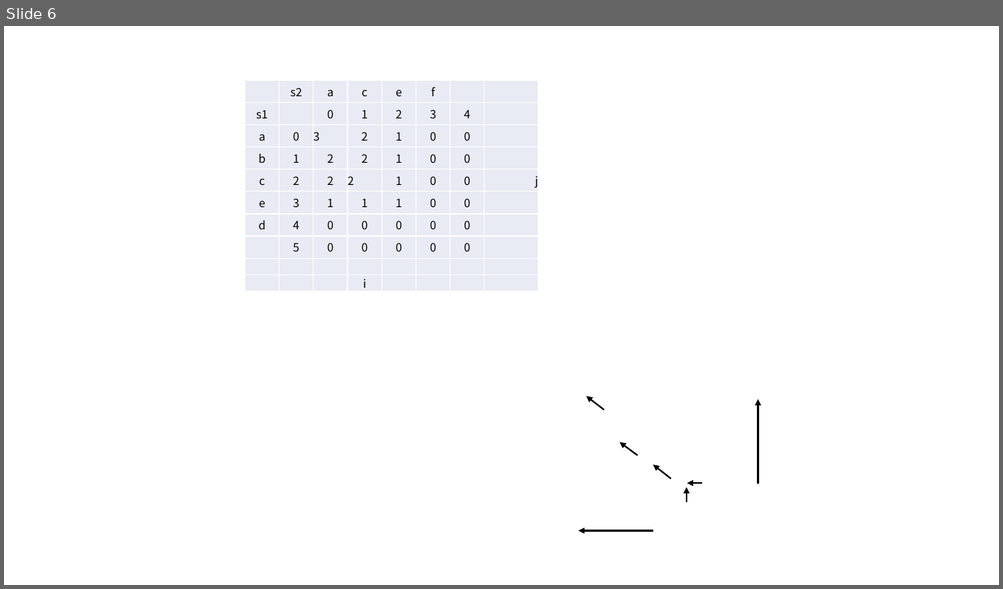
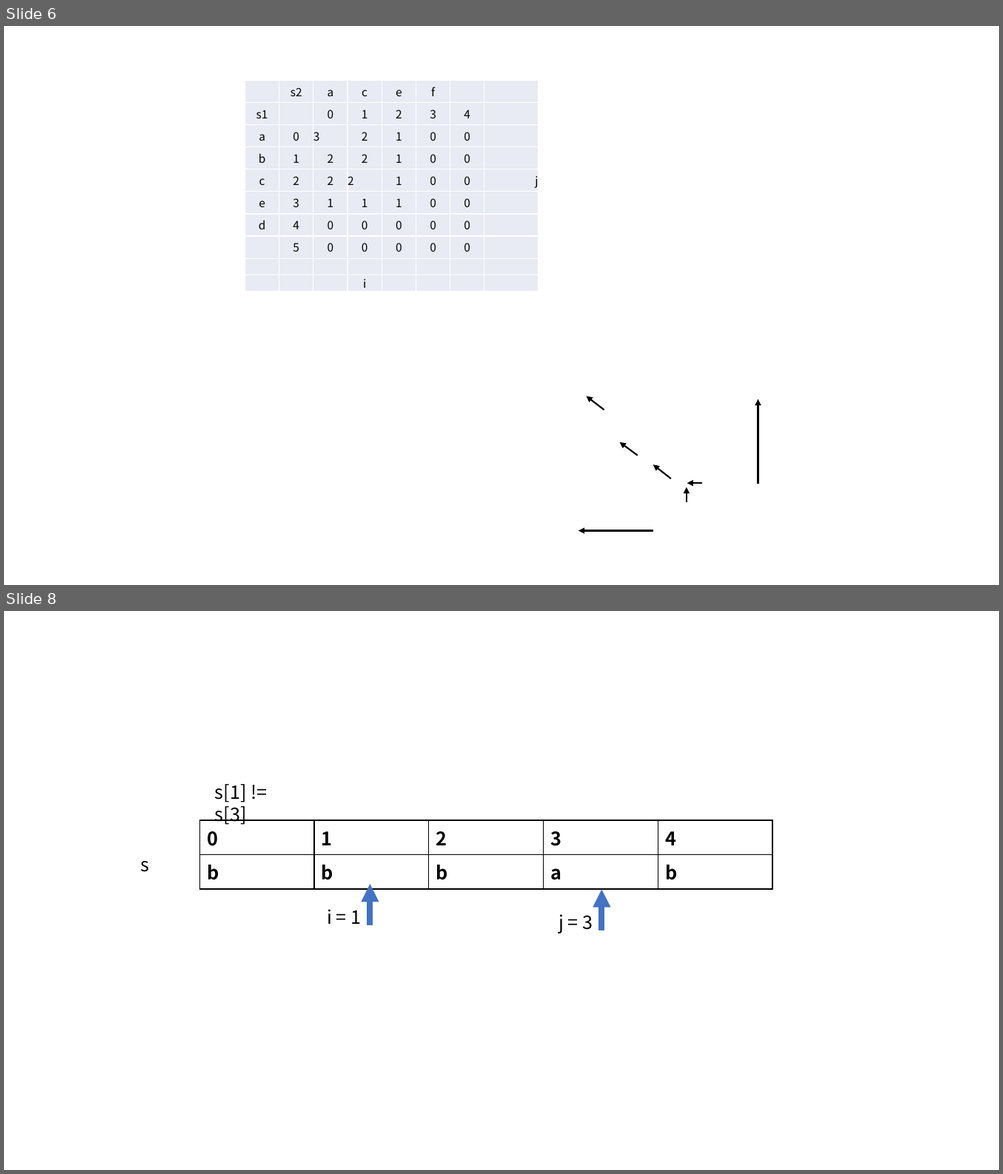
Before and after one commit to imlifeilong/PythonCaseAlgorithmRepo, a slide deck: 图解/图解算法.pptx. Shown one above the other, each under a label of ours: slide 6 before the commit, slides 6 and 8 after it; the slides between them are not shown. The pictures are 1003x589 and 1003x1174 pixels, drawn with LibreOffice and Linux fonts; fonts in the diff are those of the drawing. Boxes give left, top, right and bottom in pixels: in the first picture for what was removed or moved away, otherwise in the second. Text is boxed around its words. In the diff, an @@ line names an element or a change of style, - is before the commit and + after.

```diff
--- a/图解/图解算法.pptx
+++ b/图解/图解算法.pptx
@@ slide 8 added at [4,611,999,1170], background #FFFFFF @@
@@ text added at [215,784,247,825], 18 pt, text #000000 @@
+s[1] != s[3]
@@ table added at [199,820,774,883], 2 rows, 5 columns @@
+0 | 1 | 2 | 3 | 4
+b | b | b | a | b
@@ text added at [140,861,149,872], 18 pt, text #000000 @@
+s
@@ arrow added from (370, 925) to (370, 884), #4472C4 5.75 pt @@
@@ arrow added from (602, 931) to (602, 889), #4472C4 5.75 pt @@
@@ text added at [327,909,361,924], 18 pt, text #000000 @@
+i = 1
@@ text added at [558,914,593,934], 18 pt, text #000000 @@
+j = 3
```
Also in this commit, not shown: 3 other slides added, 10 other files.
